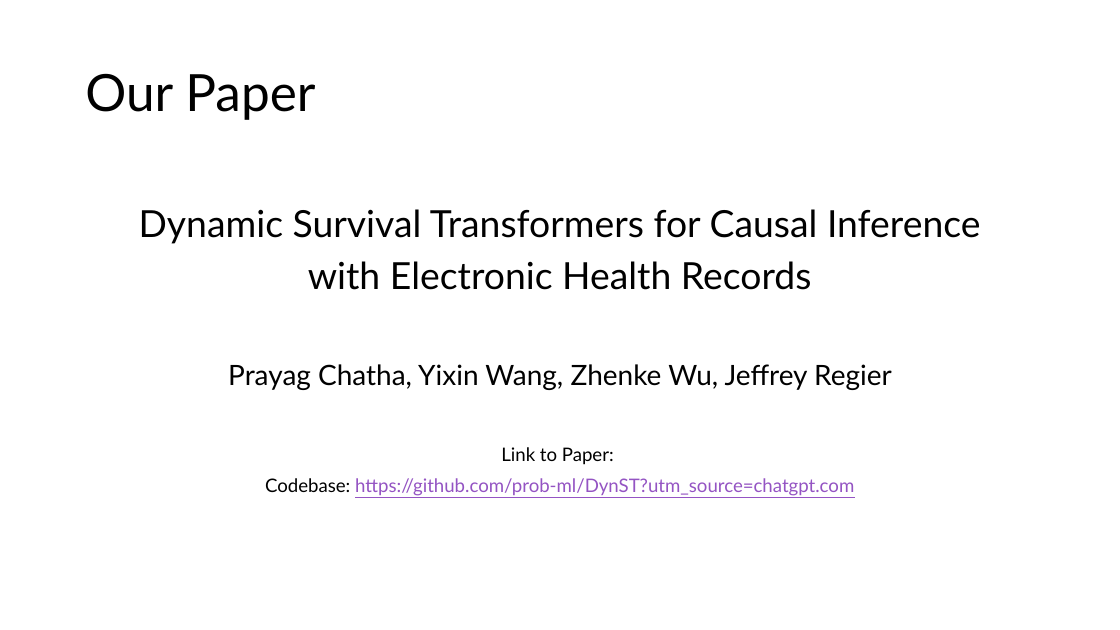
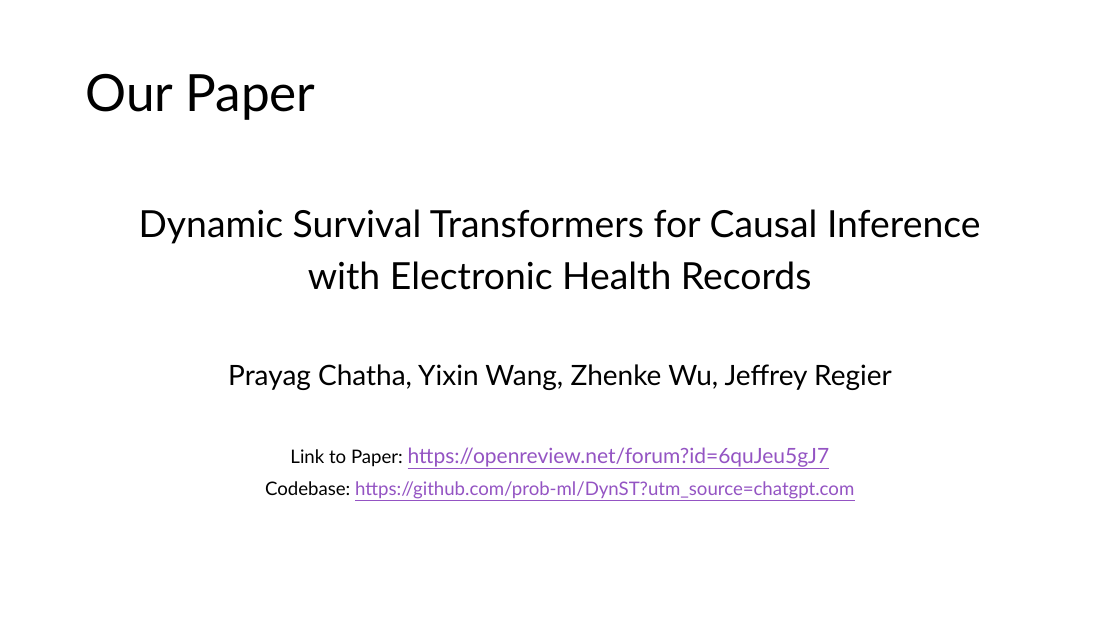
Before and after one commit to csheridan30/CSE6250_TeamA1_Spring2025_Project, a slide deck: slide 2 of Documents/Final_Presentation.pptx. Drawn at 1120x630 pixels with LibreOffice and Linux fonts; fonts in the diff are those of the drawing. Boxes give left, top, right and bottom in pixels: in the first picture for what was removed or moved away, otherwise in the second. Text is boxed around its words. In the diff, an @@ line names an element or a change of style, - is before the commit and + after.

Commit message:
Update Final Presentation Powerpoint

```diff
--- a/Documents/Final_Presentation.pptx
+++ b/Documents/Final_Presentation.pptx
@@ text at (x1=290, y1=447, x2=830, y2=467): text changed; size 16 to 18 pt; text colour #000000 to #9454C3 @@
-Link to Paper:
+Link to Paper: https://openreview.net/forum?id=6quJeu5gJ7
```
